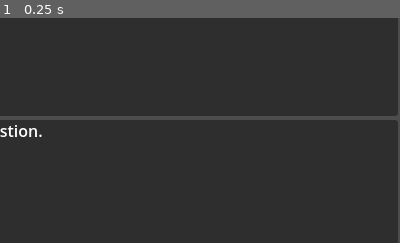
Above: before the commit, frame 1.
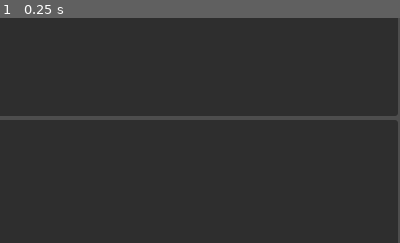
Above: after the commit, the same moment.

Repository: EZPK/GodotAI
Game: Godot game, scene res://scenes/ChatScene.tscn
The game is run twice, just before and just after one commit, with the same random seed, the same clock (stepped at 60 frames per second) and the same inputs.
Inputs:
- Up to frame 1 (0.25 s): no input
The pictures show only the part of the screen within x 0-50%, y 28-78%; the shares and areas given below are measured in that part.

The runs differ from the first frame. In frame 1, 0.2% of the frame differs, in the area x 0-11%, y 47-53%.
Error after the commit: Parse Error: Unindent doesn't match the previous indentation level. (res://scripts/ChatUI.gd:17)

Commit message:
Add streaming support via WebSocket

Diff:
--- a/godot/scripts/ChatUI.gd
+++ b/godot/scripts/ChatUI.gd
@@ -4,21 +4,17 @@
 @onready var input_box: LineEdit = $GridContainer/BottomLeft/BoxContainer/HBoxContainer/InputBox
 @onready var send_button: Button = $GridContainer/BottomLeft/BoxContainer/HBoxContainer/SendButton
 
-var http := HTTPRequest.new()
-var stream_timer := Timer.new()
-var stream_buffer := ""
-var stream_lines := []
-var line_index := 0
+var websocket := WebSocketClient.new()
 var is_streaming := false
 
 func _ready():
-	# print_tree_pretty()
-	add_child(http)
-	add_child(stream_timer)
-	stream_timer.one_shot = false
-	stream_timer.wait_time = 0.05
-	stream_timer.timeout.connect(_on_stream_timer_timeout)
-	http.request_completed.connect(_on_result)
+        var err = websocket.connect_to_url("ws://localhost:8000/ws")
+        if err != OK:
+                printerr("[ChatUI] WebSocket connection failed: %s" % err)
+        websocket.connect("connection_established", Callable(self, "_on_ws_connected"))
+        websocket.connect("connection_error", Callable(self, "_on_ws_error"))
+        websocket.connect("connection_closed", Callable(self, "_on_ws_closed"))
+        websocket.connect("data_received", Callable(self, "_on_ws_data"))
 
 	if is_instance_valid(input_box):
 		input_box.text_submitted.connect(_on_send_pressed)
@@ -35,55 +31,49 @@
 		printerr("[ChatUI] chat_history n'est pas instancié !")
 
 func _on_send_pressed(_event: Variant = null):
-	if is_streaming or input_box.text.strip_edges() == "":
-		return
-	var user_message = input_box.text.strip_edges()
-	_append_message("Vous", user_message)
-	input_box.text = ""
-	_send_to_llm(user_message)
+        if is_streaming or input_box.text.strip_edges() == "":
+                return
+        var user_message = input_box.text.strip_edges()
+        _append_message("Vous", user_message)
+        input_box.text = ""
+        _send_to_llm(user_message)
 
 func _send_to_llm(message: String):
-	var url := "http://localhost:8000/txt"
-	var body := {
-		"prompt": message,
-		"stream": false,
-	}
-	var headers := ["Content-Type: application/json"]
-	var err := http.request(url, headers, HTTPClient.METHOD_POST, JSON.stringify(body))
-	if err != OK:
-		_append_message("Assistant", "[Erreur réseau]")
-	else:
-		stream_buffer = ""
-		stream_lines.clear()
-		line_index = 0
-		is_streaming = true
+        if websocket.get_connection_status() != WebSocketClient.CONNECTION_CONNECTED:
+                _append_message("Assistant", "[WebSocket non connecté]")
+                return
+        var body := {"prompt": message}
+        websocket.get_peer(1).put_packet(JSON.stringify(body).to_utf8())
+        is_streaming = true
 
-func _on_result(_result, _code, _headers, body):
-	stream_buffer = body.get_string_from_utf8()
-	stream_lines = stream_buffer.split("\n")
-	line_index = 0
-	stream_timer.start()
+func _on_ws_connected(protocol: String) -> void:
+        pass
 
-func _on_stream_timer_timeout():
-	if line_index >= stream_lines.size():
-		stream_timer.stop()
-		is_streaming = false
-		_append_message("Assistant", chat_history.text.split("Assistant: ")[-1])
-		return
+func _on_ws_error() -> void:
+        printerr("[ChatUI] WebSocket connection error")
 
-	var line = stream_lines[line_index].strip_edges()
-	line_index += 1
-	if line == "":
-		return
+func _on_ws_closed(was_clean: bool) -> void:
+        printerr("[ChatUI] WebSocket closed")
 
-	var json := JSON.new()
-	if json.parse(line) == OK:
-		var token := str(json.data.get("response", ""))
-		if is_instance_valid(chat_history):
-			var current = chat_history.text.split("Assistant: ")[-1]
-			chat_history.text = _format_chat("Assistant", current + token)
-	else:
-		printerr("Erreur parsing ligne: ", line)
+func _on_ws_data() -> void:
+        while websocket.get_peer(1).get_available_packet_count() > 0:
+                var line = websocket.get_peer(1).get_packet().get_string_from_utf8().strip_edges()
+                if line == "[DONE]":
+                        is_streaming = false
+                        _append_message("Assistant", chat_history.text.split("Assistant: ")[-1])
+                        continue
+                var json := JSON.new()
+                if json.parse(line) == OK:
+                        var token := str(json.data.get("response", ""))
+                        if is_instance_valid(chat_history):
+                                var current = chat_history.text.split("Assistant: ")[-1]
+                                chat_history.text = _format_chat("Assistant", current + token)
+                else:
+                        printerr("Erreur parsing ligne: ", line)
+
+func _process(delta: float) -> void:
+        if websocket.get_connection_status() != WebSocketClient.CONNECTION_DISCONNECTED:
+                websocket.poll()
 
 func _append_message(who: String, msg: String):
 	chat_history.append_text("%s: %s\n" % [who, msg])
Not shown, changed: backend/app/main.py
Not shown, changed: backend/app/ollama_client.py
Not shown, changed: backend/tests/test_mongo.py
Not shown, added: backend/tests/test_websocket_stream.py
